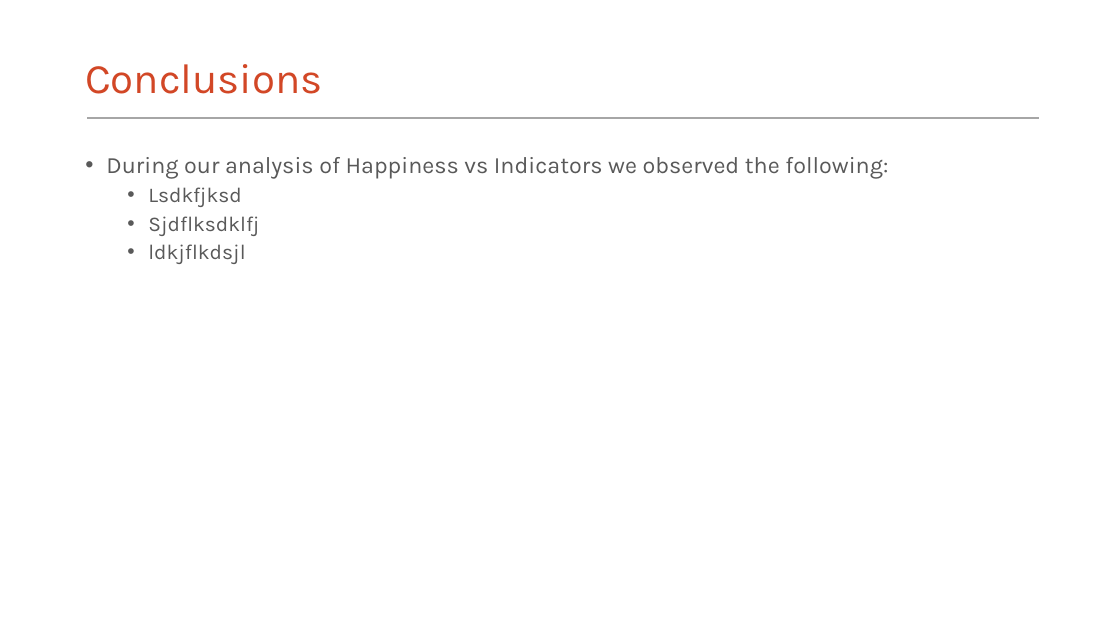
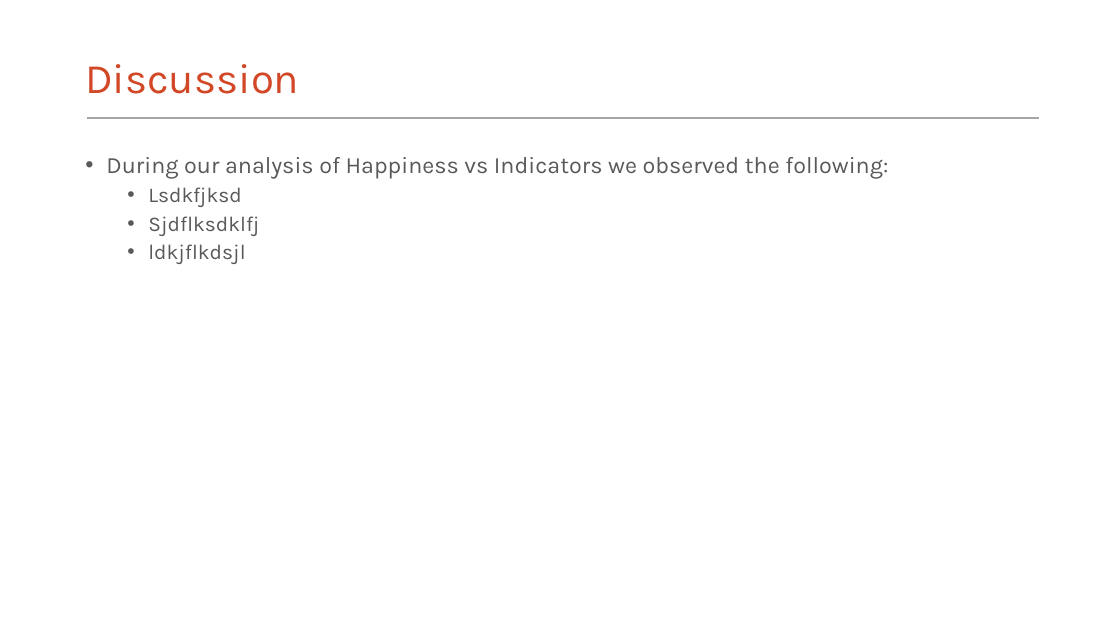
Before and after one commit to setholindaman/Group-Project-1, a slide deck: slide 8 of Happiness vs Indicators.pptx. Drawn at 1120x630 pixels with LibreOffice and Linux fonts; fonts in the diff are those of the drawing. Boxes give left, top, right and bottom in pixels: in the first picture for what was removed or moved away, otherwise in the second. Text is boxed around its words. In the diff, an @@ line names an element or a change of style, - is before the commit and + after.

```diff
--- a/Happiness vs Indicators.pptx
+++ b/Happiness vs Indicators.pptx
@@ title at box(85, 64, 299, 94): text changed @@
-Conclusions
+Discussion
```
Also in this commit, not shown: 3 other slides changed, 1 slide added, 12 other files.
